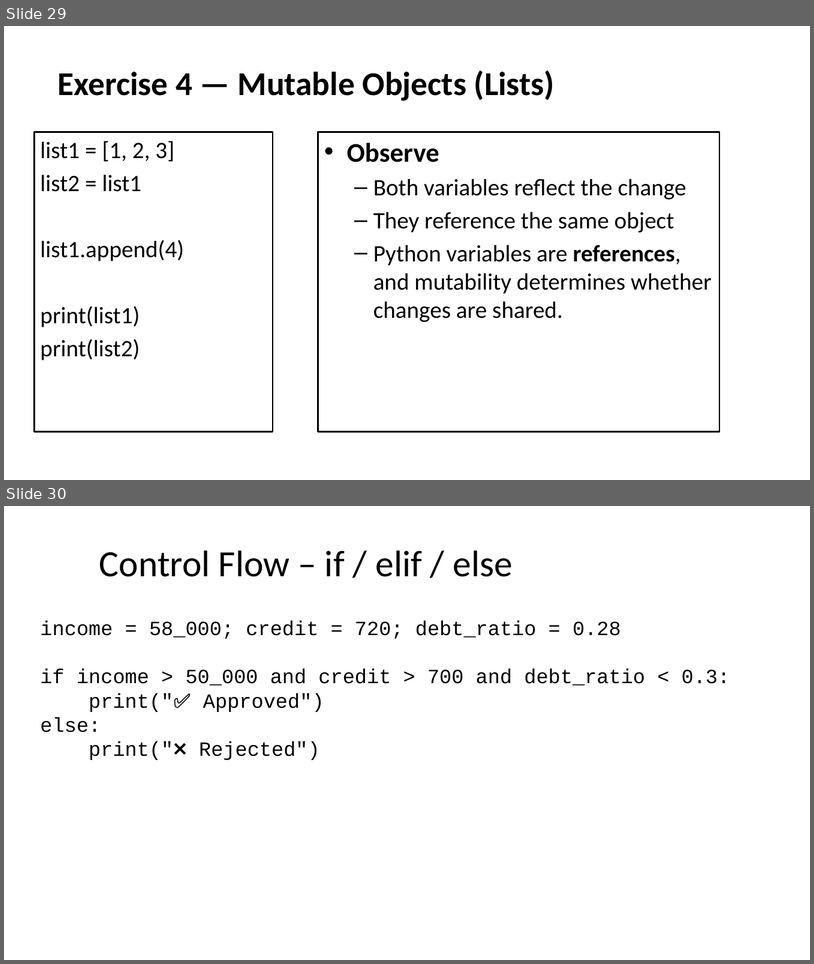
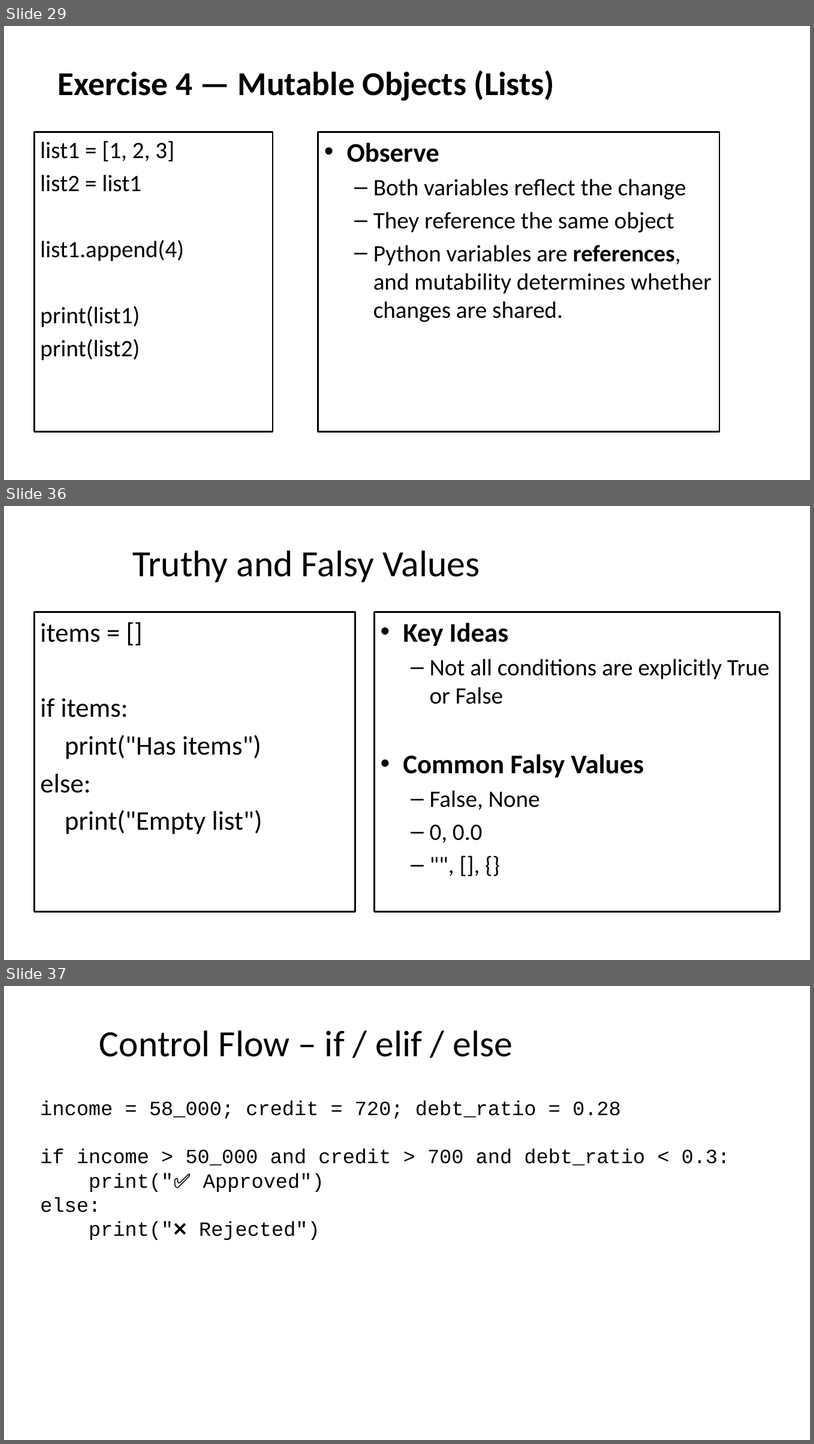
Before and after one commit to seanwhs/3-Day-Python-Crash-Course, a slide deck: Python_Crash_Course_2025.pptx. Shown one above the other, each under a label of ours: slides 29 and 30 before the commit, slides 29, 36 and 37 after it; the slides between them are not shown. The pictures are 814x964 and 814x1444 pixels, drawn with LibreOffice and Linux fonts; fonts in the diff are those of the drawing. Boxes give left, top, right and bottom in pixels: in the first picture for what was removed or moved away, otherwise in the second. Text is boxed around its words. In the diff, an @@ line names an element or a change of style, - is before the commit and + after.

```diff
--- a/Python_Crash_Course_2025.pptx
+++ b/Python_Crash_Course_2025.pptx
@@ slide 36 added at bbox=[4, 506, 810, 960], background #FFFFFF @@
@@ title added at bbox=[132, 550, 480, 582], 44 pt, text #000000 @@
+Truthy and Falsy Values
@@ text added at bbox=[34, 612, 356, 912], fill #FFFFFF, outline #000000 2 pt, 32 pt, text #000000 @@
+items = []
+if items:
+print("Has items")
+else:
+print("Empty list")
@@ rectangle added at bbox=[374, 612, 780, 912], fill #FFFFFF, outline #000000 2 pt, 28 pt, text #000000 @@
+• Key Ideas
+  – Not all conditions are explicitly True or False
+• Common Falsy Values
+  – False, None
+  – 0, 0.0
+  – "", [], {}
@@ what was slide 30 is now slide 37 @@
```
Also in this commit, not shown: 1 slide changed, 27 other slides added, 1 slide removed.
